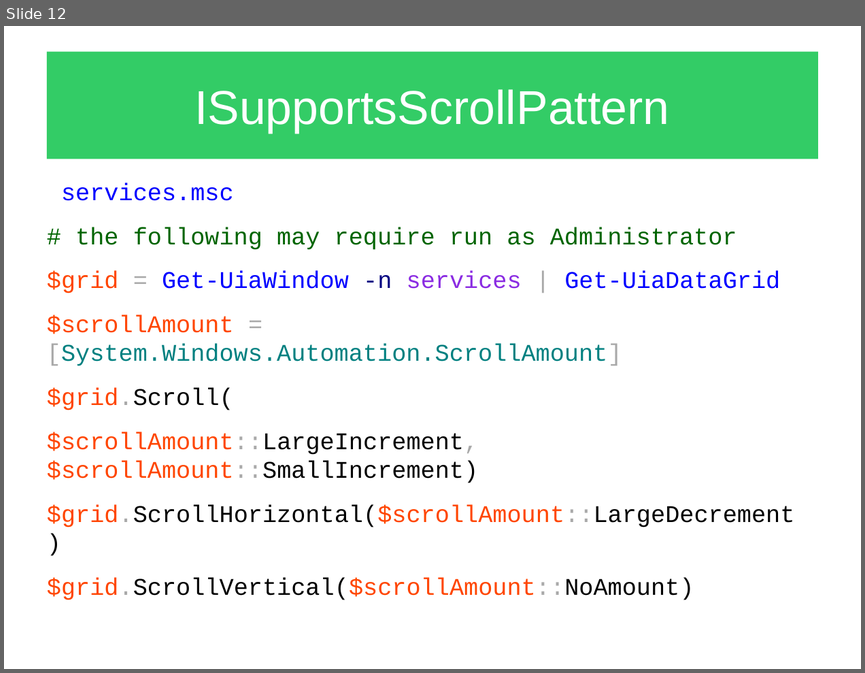
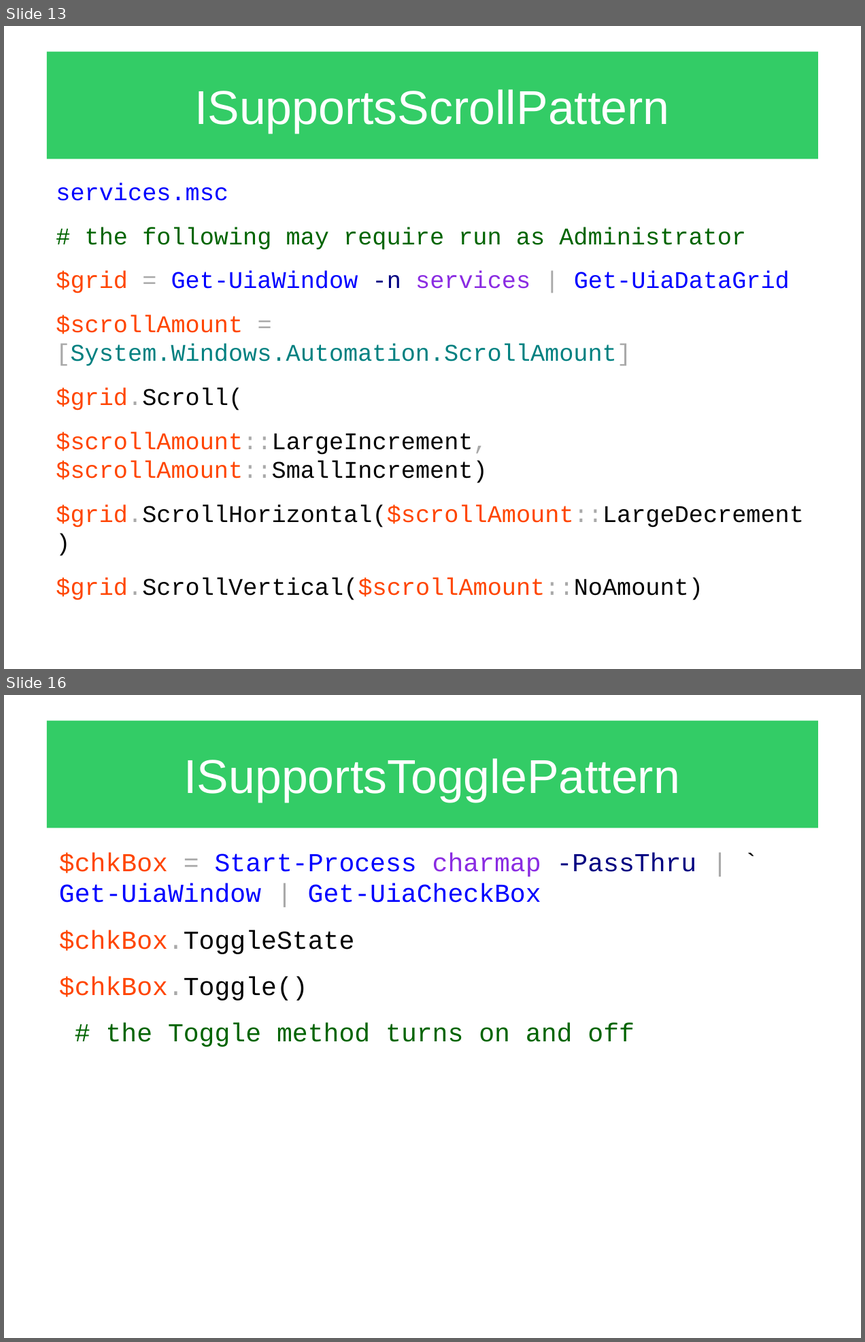
Before and after one commit to apetrovskiy/STUPS, a slide deck: samples/UIAutomation/Presentations/UIAutomation_elements_object_model_part_01.odp. Shown one above the other, each under a label of ours: slide 12 before the commit, slides 13 and 16 after it; the slides between them are not shown. The pictures are 865x673 and 865x1342 pixels, drawn with LibreOffice and Linux fonts; fonts in the diff are those of the drawing. Boxes give left, top, right and bottom in pixels: in the first picture for what was removed or moved away, otherwise in the second. Text is boxed around its words. In the diff, an @@ line names an element or a change of style, - is before the commit and + after.

```diff
--- a/samples/UIAutomation/Presentations/UIAutomation_elements_object_model_part_01.odp
+++ b/samples/UIAutomation/Presentations/UIAutomation_elements_object_model_part_01.odp
@@ slide 16 added at [4,695,861,1338], background #FFFFFF @@
@@ title added at [47,721,818,828], fill #33CC66, 44 pt, text #FFFFFF @@
+ISupportsTogglePattern
@@ text added at [59,853,697,1047], 24 pt, text #0000FF @@
+$chkBox = Start-Process charmap -PassThru | ` Get-UiaWindow | Get-UiaCheckBox
+$chkBox.ToggleState
+$chkBox.Toggle()
+# the Toggle method turns on and off
@@ what was slide 12 is now slide 13 @@
@@ slide 13 changed as well @@
@@ text "services.msc": place and size @@
-text "services.msc" at [47,183,795,600]
+text "services.msc" at [56,183,804,600]
```
Also in this commit, not shown: 11 other slides changed, 5 other slides added, 4 slides removed, 1 other file.
